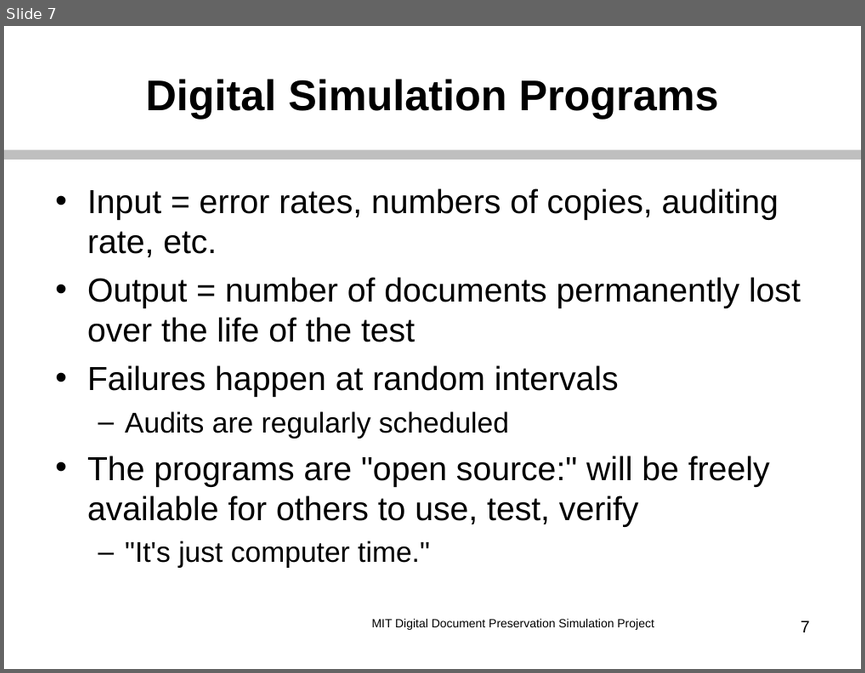
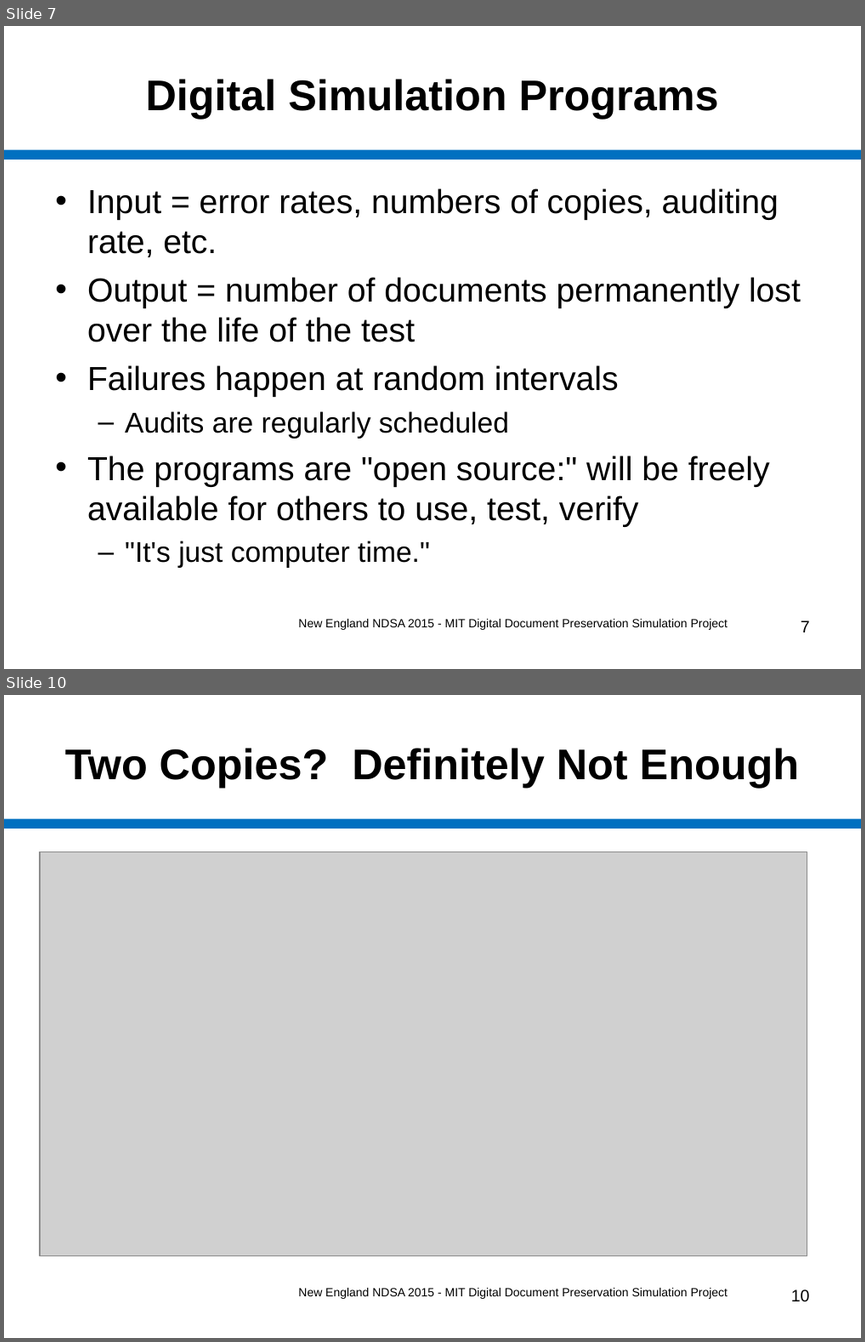
Before and after one commit to MIT-Informatics/PreservationSimulation, a slide deck: shelf/docs/Slides_NewEnglandNDSA.ppt. Shown one above the other, each under a label of ours: slide 7 before the commit, slides 7 and 10 after it; the slides between them are not shown. The pictures are 865x673 and 865x1342 pixels, drawn with LibreOffice and Linux fonts; fonts in the diff are those of the drawing; grey boxes stand for pictures. Boxes give left, top, right and bottom in pixels: in the first picture for what was removed or moved away, otherwise in the second. Text is boxed around its words. In the diff, an @@ line names an element or a change of style, - is before the commit and + after.

Commit message:
Fill out slides for New Eng NDSA mtg on Friday.

```diff
--- a/shelf/docs/Slides_NewEnglandNDSA.ppt
+++ b/shelf/docs/Slides_NewEnglandNDSA.ppt
@@ slide 10 added at [4, 695, 861, 1338], background #FFFFFF; not listed: 1 template element that a slide beside it also shows @@
@@ title added at [65, 748, 799, 788], 36 pt, text #000000, bold @@
+Two Copies? Definitely Not Enough
@@ picture added at [40, 851, 808, 1255] @@
@@ text added at [298, 1287, 727, 1299], 10 pt, text #000000 @@
+New England NDSA 2015 - MIT Digital Document Preservation Simulation Project
@@ page number added at [791, 1289, 810, 1302], 14 pt, text #000000 @@
+10
@@ slide 7 changed as well @@
@@ line (4, 154) - (861, 154): stroke #BFBFBF 7.99 pt to #0070C0 7.99 pt @@
@@ text at [298, 618, 727, 630]: text changed @@
-MIT Digital Document Preservation Simulation Project
+New England NDSA 2015 - MIT Digital Document Preservation Simulation Project
```
Also in this commit, not shown: 11 other slides changed, 5 other slides added, 7 other files.
